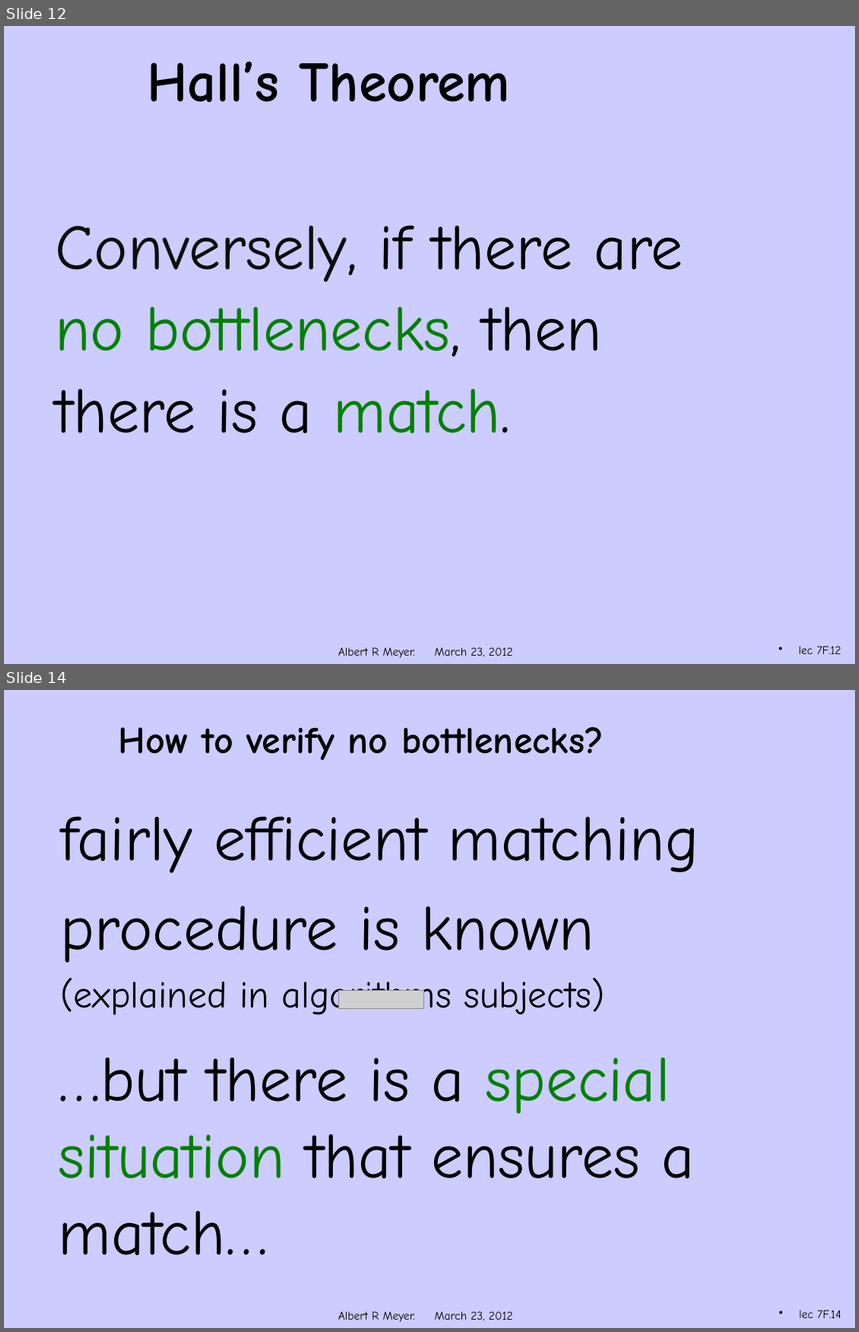
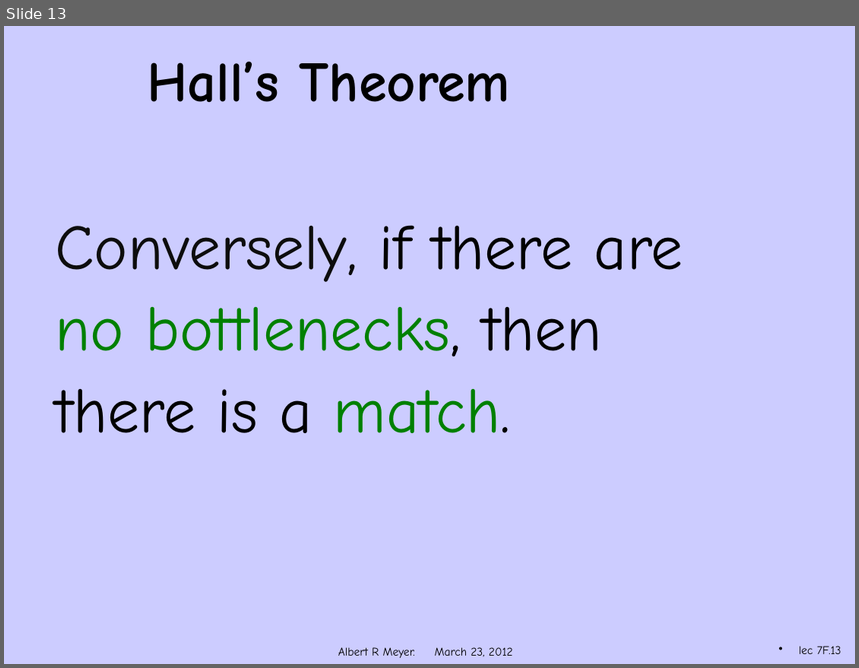
Before and after one commit to armeyer/mcs_web, a slide deck: spring12/slidesS12/bipartite-matching.pptx. Shown one above the other, each under a label of ours: slides 12 and 14 before the commit, slide 13 after it; the slides between them are not shown. The pictures are 859x1332 and 859x668 pixels, drawn with LibreOffice and Linux fonts; fonts in the diff are those of the drawing; grey boxes stand for pictures; background and template pictures are left out. Boxes give left, top, right and bottom in pixels: in the first picture for what was removed or moved away, otherwise in the second. Text is boxed around its words. In the diff, an @@ line names an element or a change of style, - is before the commit and + after.

Commit message:
add hall-proof.pptx, edit bipartite-matching.pptx

```diff
--- a/spring12/slidesS12/bipartite-matching.pptx
+++ b/spring12/slidesS12/bipartite-matching.pptx
@@ slide 14 removed at bbox=[4, 690, 855, 1328], background #CCCCFF; not listed: 1 template element that a slide beside it also shows @@
@@ text removed at bbox=[119, 727, 604, 760] @@
-How to verify no bottlenecks?
@@ text removed at bbox=[61, 816, 699, 1015] @@
-fairly efficient matching
-procedure is known
-(explained in algorithms subjects)
@@ picture removed at bbox=[338, 990, 424, 1009] @@
@@ text removed at bbox=[59, 1058, 695, 1255] @@
-…but there is a special situation that ensures a match…
@@ page number removed at bbox=[799, 1310, 842, 1319] @@
-lec 7F.14
@@ what was slide 12 is now slide 13 @@
@@ page number at bbox=[799, 646, 842, 655]: text changed @@
-lec 7F.12
+lec 7F.13
```
Also in this commit, not shown: 3 slides changed, 1 slide added, 2 other slides removed, 1 other file.
